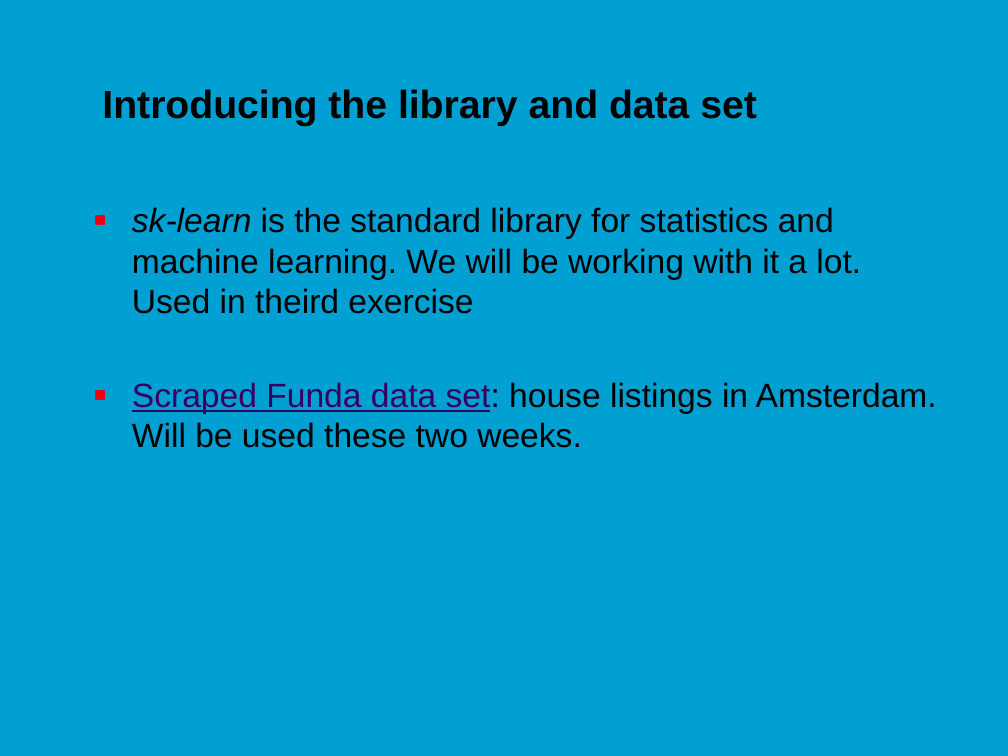
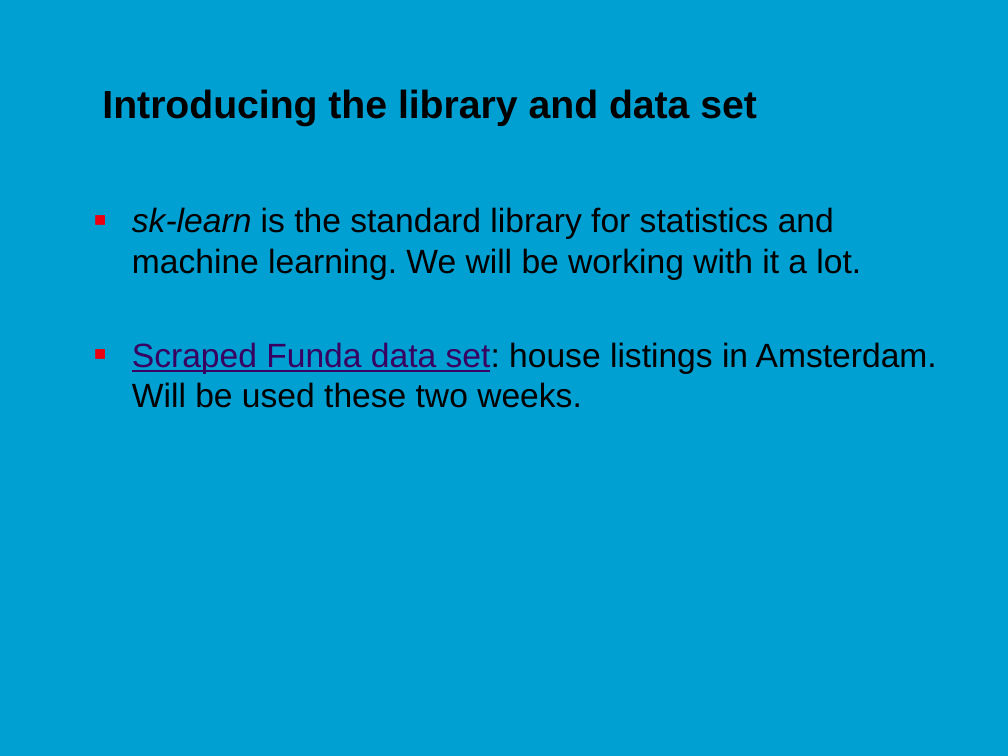
Before and after one commit to jonasmoons/data-driven-learning, a slide deck: slide 26 of slides/Week 2 - exploratory data analysis.pptx. Drawn at 1008x756 pixels with LibreOffice and Linux fonts; fonts in the diff are those of the drawing; background and template pictures are left out. Boxes give left, top, right and bottom in pixels: in the first picture for what was removed or moved away, otherwise in the second. Text is boxed around its words. In the diff, an @@ line names an element or a change of style, - is before the commit and + after.

```diff
--- a/slides/Week 2 - exploratory data analysis.pptx
+++ b/slides/Week 2 - exploratory data analysis.pptx
@@ text at (x1=132, y1=207, x2=861, y2=280): text changed @@
-■ sk-learn is the standard library for statistics and machine learning. We will be working with it a lot. Used in theird exercise
+■ sk-learn is the standard library for statistics and machine learning. We will be working with it a lot.
```
Also in this commit, not shown: 2 other slides changed, 5 other files.
